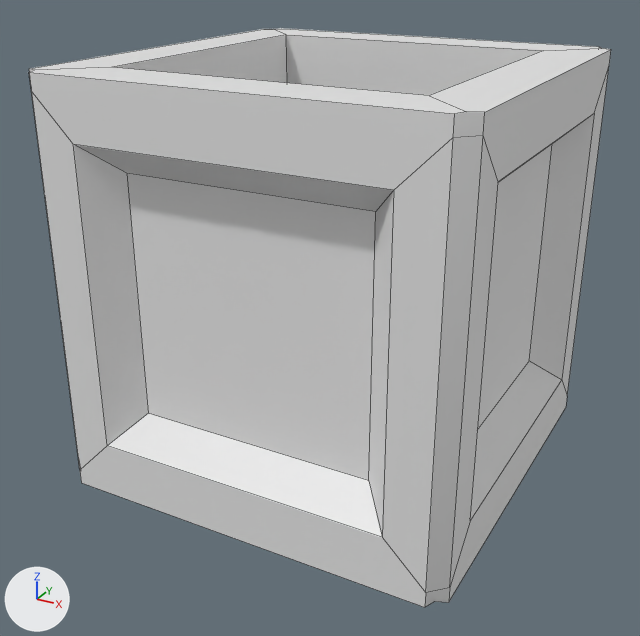
Before and after pictures for a commit that changed the FBX model Assets/Models/crate.fbx.
Both versions are drawn from a 50 mm camera at (0.768, -1.478, 1.013) aimed at (-0.014, -0.056, 0.302). The lights are fixed; the arrows at lower left show +X, +Y and +Z. Mesh edges are drawn as thin lines. Where no turn or scale is listed for an object, it has been applied to the vertices.

The first picture shows 'c_child'.
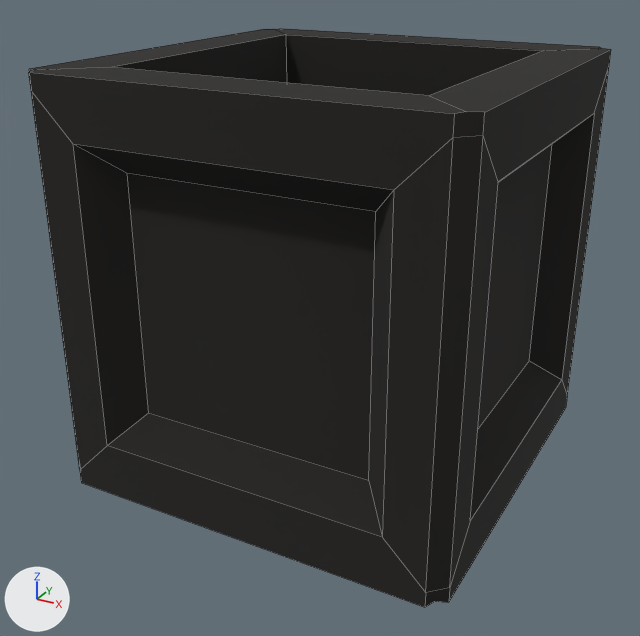
Where the newer file only moved an object's origin or applied its transform, the numbers keep the older frame.

Diff of the bpy script that builds the scene:
```diff
--- a/Assets/Models/crate.fbx.py
+++ b/Assets/Models/crate.fbx.py
@@ img_text_colours_png @@
+img_text_colours_png = load_image('text_colours.png', '../Textures/text_colours.png', 2048, 2048, 'sRGB')
@@ mat_atlas_color @@
+mat_atlas_color = principled_material('Atlas_Color')
+mat_atlas_color.texture = img_text_colours_png
+mat_atlas_color.roughness = 1.0
@@ me_cube_022 @@
 me_cube_022.from_pydata(...)  # 88 vertices, 66 faces; spans x -0.399..0.399, y -0.399..0.399, z 0.0..0.798
-me_cube_022.materials.append(mat_material)  # white #e7e7e7
+me_cube_022.materials.append(mat_atlas_color)  # picture img_text_colours_png
```

Boxes [x1, y1, x2, y2] around the edits, measured in the pictures (640 x 636 px):
'c_child', recoloured (grey to black)
    both: [29, 28, 611, 607]
